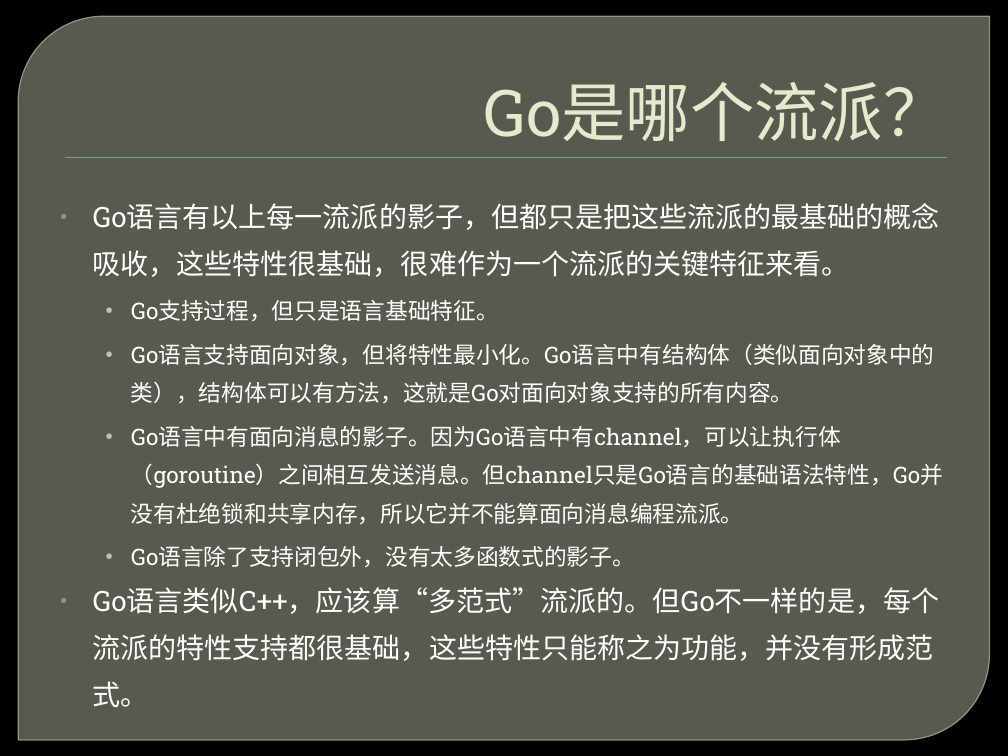
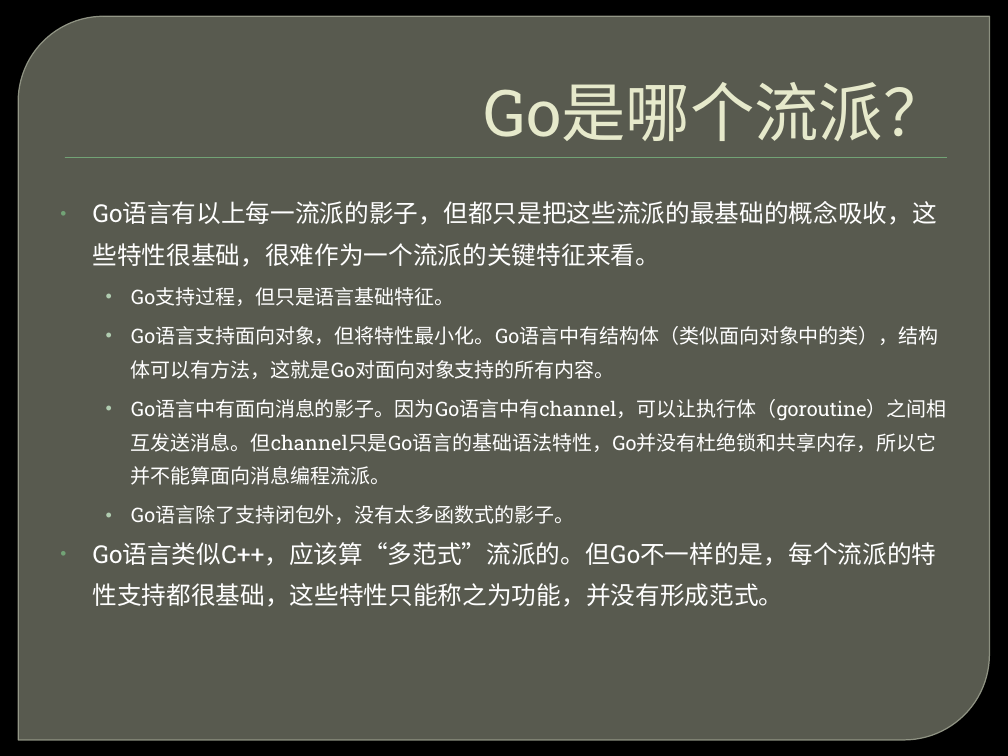
Before and after one commit to ghj1976/lecture, a slide deck: slide 4 of golang连接和组合的语言/Golang 连接和组合的语言.pptx. Drawn at 1008x756 pixels with LibreOffice and Linux fonts; fonts in the diff are those of the drawing; background and template pictures are left out. Boxes give left, top, right and bottom in pixels: in the first picture for what was removed or moved away, otherwise in the second. Text is boxed around its words. In the diff, an @@ line names an element or a change of style, - is before the commit and + after.

Commit message:
更新go连接和组合部分讲义
昨天培训后，更新培训内容。

```diff
--- a/golang连接和组合的语言/Golang 连接和组合的语言.pptx
+++ b/golang连接和组合的语言/Golang 连接和组合的语言.pptx
@@ text "Go语言有以上每一流派的影子，但都只是把这些流派的最基础的概念吸收，这些特性很基础，很难作为一个流派的关键特征来看。" at bbox=[93, 201, 947, 607]: size 20 to 17.6 pt in "Go语言有以上每一流派的影子，但都只是把这些流派的最基础的概念吸收，这些特性很基础，很难作为一个流派的关键特征来看。", "Go语言类似C++，应该算“多范式”流派的。但Go不一样的是，每个流派的特性支持都很基础，这些特性只能称之为功能，并没有 ..."; size 16.2 to 14.3 pt in "Go支持过程，但只是语言基础特征。", "Go语言支持面向对象，但将特性最小化。Go语言中有结构体（类似面向对象中的类），结构体可以有方法，这就是Go对面向对象支 ...", "Go语言中有面向消息的影子。因为Go语言中有channel，可以让执行体（goroutine）之间相互发送消息。但cha ...", "Go语言除了支持闭包外，没有太多函数式的影子。" @@
```
Also in this commit, not shown: 2 other slides changed, 8 other files.
